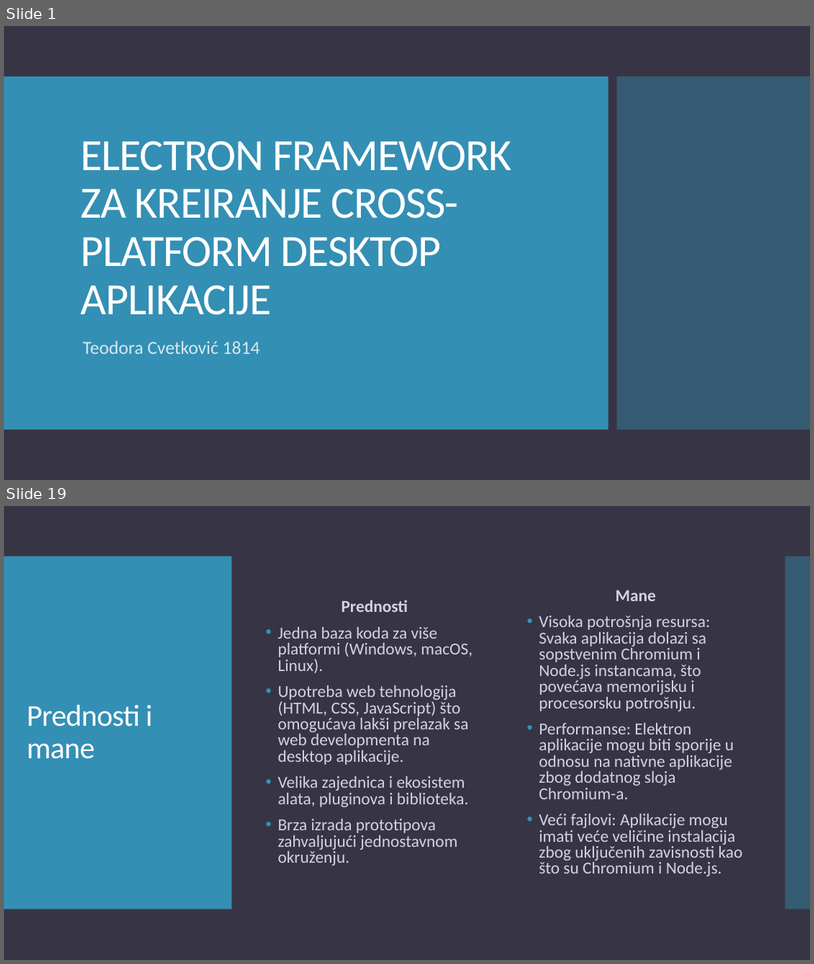
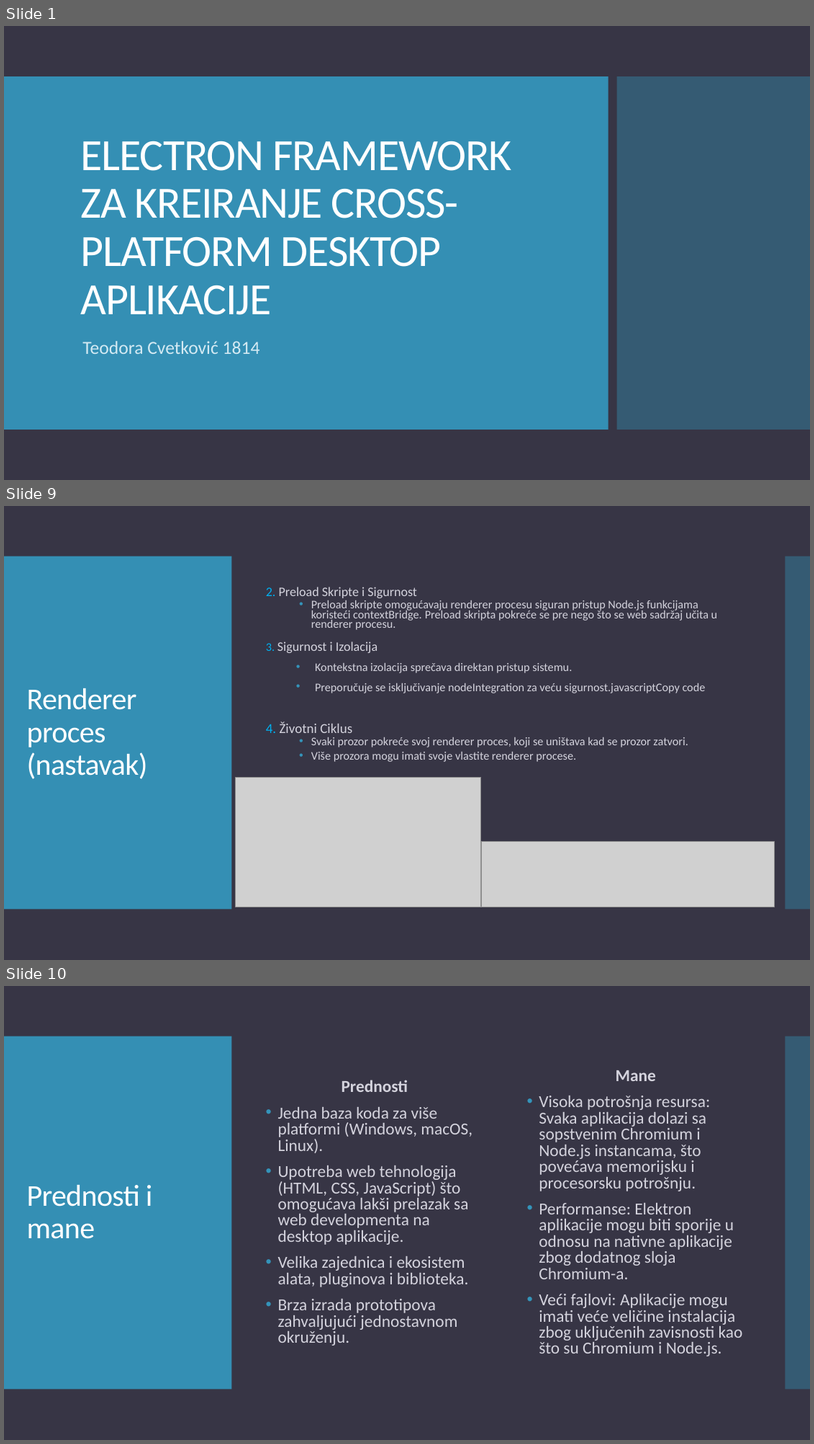
Before and after one commit to teodora18040cvetkovic/electron_react, a slide deck: Electron.pptx. Shown one above the other, each under a label of ours: slides 1 and 19 before the commit, slides 1, 9 and 10 after it; the slides between them are not shown. The pictures are 814x964 and 814x1444 pixels, drawn with LibreOffice and Linux fonts; fonts in the diff are those of the drawing; grey boxes stand for pictures. Boxes give left, top, right and bottom in pixels: in the first picture for what was removed or moved away, otherwise in the second. Text is boxed around its words. In the diff, an @@ line names an element or a change of style, - is before the commit and + after.

```diff
--- a/Electron.pptx
+++ b/Electron.pptx
@@ slide 9 added at [4,506,810,960], background #373545; not listed: 2 template elements that a slide beside it also shows @@
@@ text added at [266,600,718,762], 13.9 pt, text #D4D3DD @@
+2. Preload Skripte i Sigurnost
+  • Preload skripte omogućavaju renderer procesu siguran pristup Node.js funkcijama koristeći contextBridge. Preload skripta pokreće se pre nego što se web sadržaj učita u renderer procesu.
+  3. Sigurnost i Izolacija
+    • Kontekstna izolacija sprečava direktan pristup sistemu.
+    • Preporučuje se isključivanje nodeIntegration za veću sigurnost.javascriptCopy code
+4. Životni Ciklus
+  • Svaki prozor pokreće svoj renderer proces, koji se uništava kad se prozor zatvori.
+  • Više prozora mogu imati svoje vlastite renderer procese.
@@ title added at [27,688,148,779], 36 pt, text #FFFFFF @@
+Renderer proces (nastavak)
@@ picture added at [236,777,482,907] @@
@@ picture added at [481,841,774,906] @@
@@ what was slide 19 is now slide 10 @@
```
Also in this commit, not shown: 7 slides changed, 1 other slide added, 4 slides removed, 1 other file.
